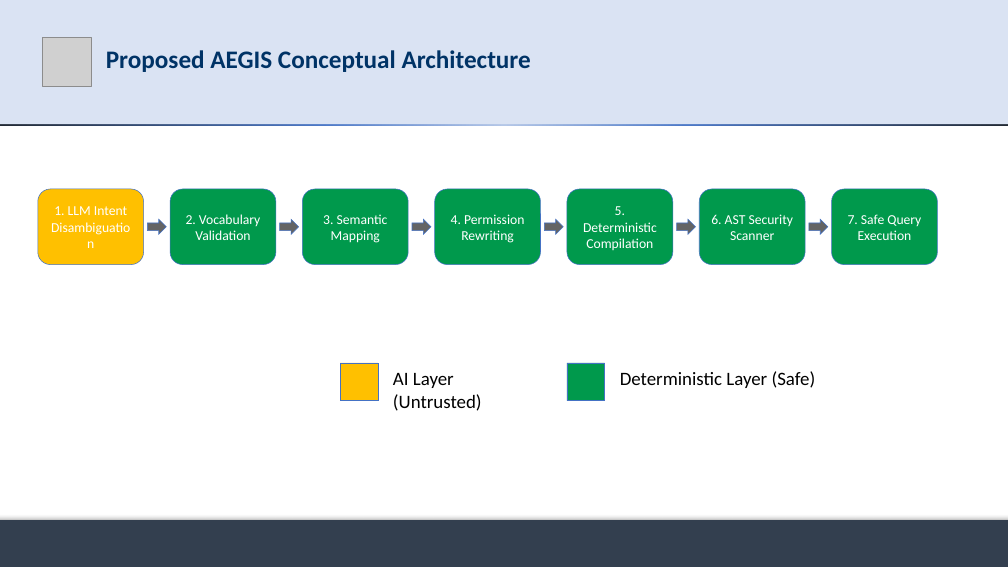
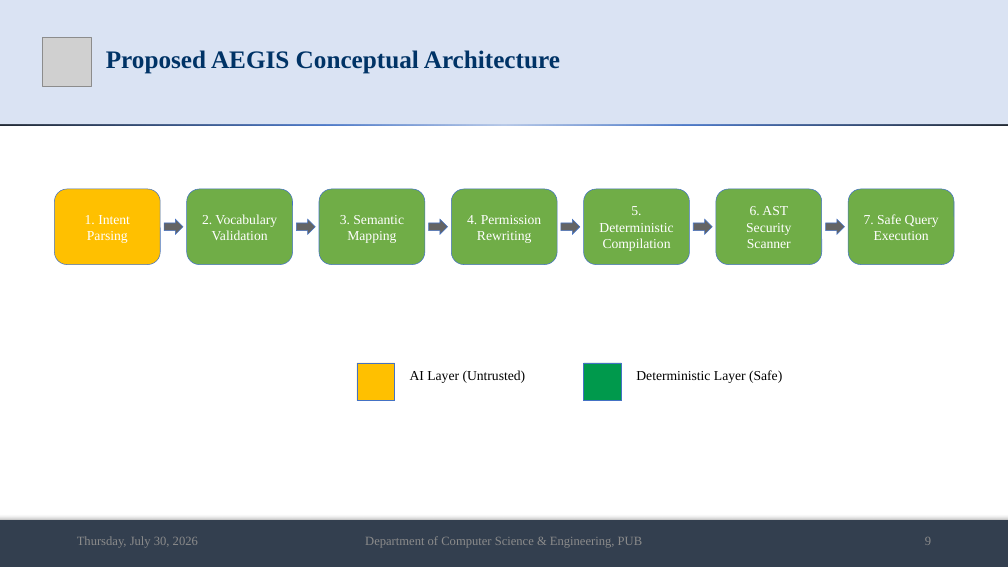
Before and after one commit to md-riaz/AEGIS-Research, a slide deck: slide 9 of docs/scripts/Md_Riaz_Mid_Defense_Final_0322310105101024.pptx. Drawn at 1008x567 pixels with LibreOffice and Linux fonts; fonts in the diff are those of the drawing; grey boxes stand for pictures. Boxes give left, top, right and bottom in pixels: in the first picture for what was removed or moved away, otherwise in the second. Text is boxed around its words. In the diff, an @@ line names an element or a change of style, - is before the commit and + after.

Commit message:
feat(presentation): fix template compliance and redesign mid-defense deck
Template compliance (docs/scripts/generate_riaz_presentation.py):
- Apply Times New Roman across every run to match the university
  template's typography instead of the default theme font.
- Clone the template's Date/Footer/SlideNumber placeholders onto every
  content slide (they were defined on the layout but never populated).
- Add the department/university affiliation line and supervisor credit
  (Mst. Sahela Rahman) to the title slide.
- Recolor the architecture diagram's accent green to the theme's
  actual accent6 (#70AD47).

Visual redesign:
- Rebuild the title slide layout: eyebrow line below the logo, title
  centered in the header band, presenter block spaced out in the white
  area below (previously all cramped into one dense paragraph).
- Rewrite add_bullet_text to render real typographic hierarchy -
  bold section headers, bold "Label:" lead-ins split from their
  descriptions, italic sub-detail lines, and monospace styling for the
  JSON snippet - replacing the old flat wall-of-text look.
- Add table styling helper (vertical-center, margins, zebra rows)
  across all four data tables.
- Center the 7-stage pipeline diagram and its legend on the slide, and
  fix an awkward mid-word wrap on stage 1's label.
- Swap "exhibit" for plainer student wording.

Regenerated the .pptx and re-rendered slides_rendered/*.PNG via
PowerPoint COM for the updated deck.

```diff
--- a/docs/scripts/Md_Riaz_Mid_Defense_Final_0322310105101024.pptx
+++ b/docs/scripts/Md_Riaz_Mid_Defense_Final_0322310105101024.pptx
@@ title "Proposed AEGIS Conceptual Architecture" at <box>106,50,560,74</box>: font Calibri to Times New Roman @@
@@ 7 rounded rectangles, 6 right arrows, 2 texts, 2 rectangles: place and size @@
-7 rounded rectangles, 6 right arrows, 2 texts, 2 rectangles at <box>38,189,938,411</box>
+7 rounded rectangles, 6 right arrows, 2 texts, 2 rectangles at <box>54,189,954,401</box>
@@ font Calibri to Times New Roman; fill #00994C to #70AD47 in 6 elements at <box>187,189,293,265</box>, <box>319,189,425,265</box>, <box>451,189,557,265</box>, <box>584,189,690,265</box>, <box>716,189,822,265</box>, <box>848,189,954,265</box> @@
@@ text in rounded rectangle at <box>85,215,130,243</box>: text changed; font Calibri to Times New Roman @@
-1. LLM Intent
-Disambiguation
+1. Intent
+Parsing
@@ text "AI Layer (Untrusted)" at <box>410,370,526,383</box>: size 18 to 13 pt, font Calibri to Times New Roman @@
@@ text "Deterministic Layer (Safe)" at <box>636,370,782,383</box>: size 18 to 13 pt, font Calibri to Times New Roman @@
@@ text added at <box>77,536,198,548</box>, 12 pt, text #8C8C8C @@
+Thursday, July 30, 2026
@@ text added at <box>365,536,642,548</box>, 12 pt, text #8C8C8C @@
+Department of Computer Science & Engineering, PUB
@@ text added at <box>925,537,931,545</box>, 12 pt, text #8C8C8C @@
+9
```
Also in this commit, not shown: 17 other slides changed, 19 other files.
